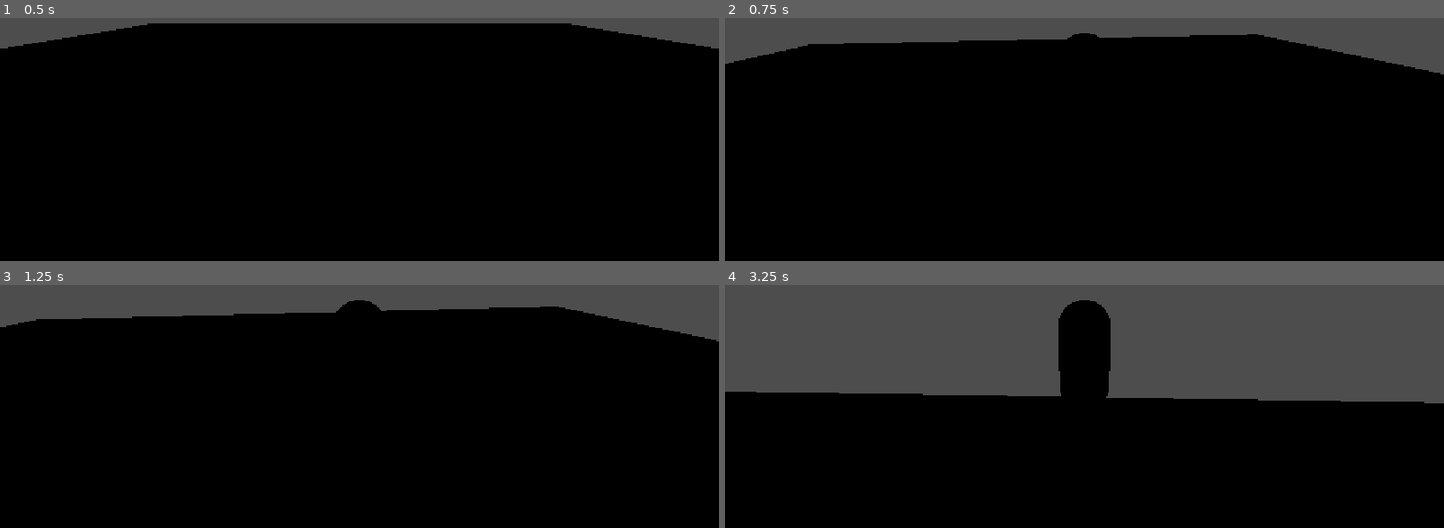
Above: before the commit, frames 1-4 (two rows, left to right).
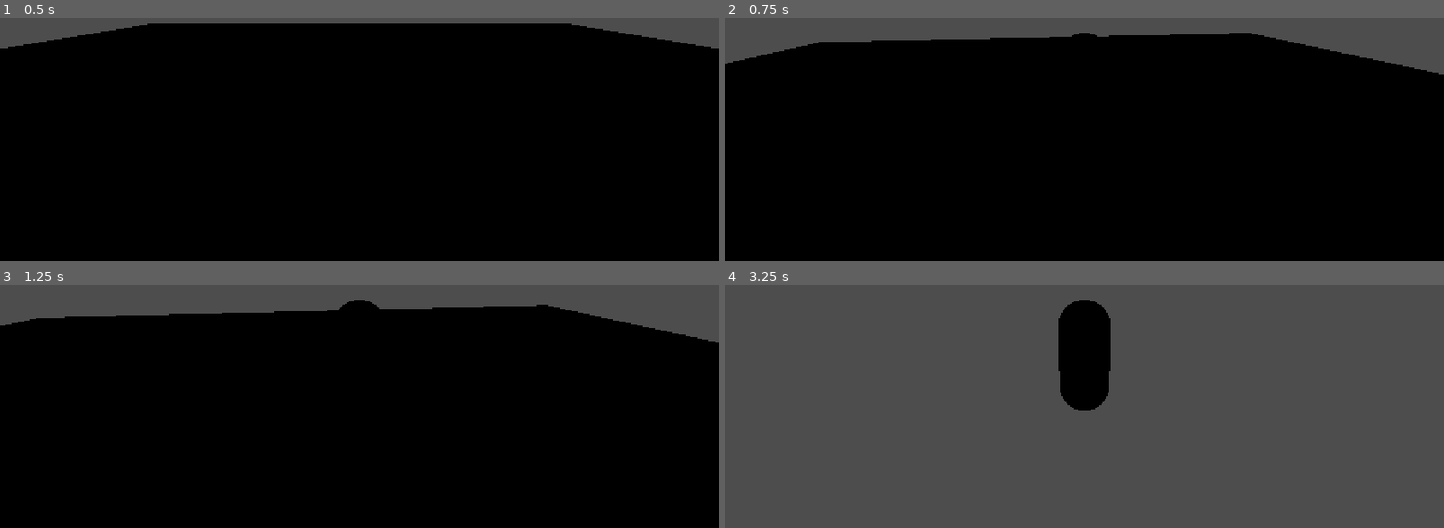
Above: after the commit, the same moments.

Repository: wallercody180505-lgtm/Black-Village
Game: Godot game, scene res://Scenes/world.tscn
The game is run twice, just before and just after one commit, with the same random seed, the same clock (stepped at 60 frames per second) and the same inputs.
Inputs (mouse positions are in pixels of both pictures, inside the frame that each line leads up to):
- Up to frame 1 (0.5 s): no input
- Up to frame 2 (0.75 s): tap Enter (ui_accept) at 0.5 s; move the mouse to (1120, 56) at 0.52 s; hold W (move_forward) from 0.53 s (still down); hold Shift (sprint, bound only after the commit) from 0.53 s (still down)
- Up to frame 3 (1.25 s): keep holding W (move_forward); keep holding Shift (sprint, bound only after the commit); tap Enter (ui_accept) at 0.77 s
- Up to frame 4 (3.25 s): keep holding W (move_forward); move the mouse to (1048, 328) at 1.27 s; release Shift (sprint, bound only after the commit) at 1.28 s; tap Shift (sprint, bound only after the commit) at 1.35, 2.85 s; tap Enter (ui_accept) at 1.52, 3.02 s; move the mouse to (1098, 319) at 2.02 s; hold Shift (sprint, bound only after the commit) 2.03-2.78 s; move the mouse to (1077, 333) at 2.77 s

Frame 1 is identical in both runs. In frame 2, 0.5% of the frame differs, in the area x 0-100%, y 6-24%; in frame 3, 0.6%; in frame 4, 54%, in the area x 0-100%, y 6-100%.

Commit message:
v0.2.0 - Improve character movement

Diff:
--- a/Scripts/player.gd
+++ b/Scripts/player.gd
@@ -3,7 +3,10 @@
 const SPEED = 5.0
 const JUMP_VELOCITY = 4.5
 const MOUSE_SENSITIVITY = 0.002
-const TURN_SPEED = 10.0
+const TURN_SPEED = 7.0
+const SPRINT_SPEED = 9.0
+const ACCELERATION = 12.0
+const DECELERATION = 16.0
 
 @onready var camera_pivot: Node3D = $CameraPivot
 @onready var camera_arm: SpringArm3D = $CameraPivot/CameraArm
@@ -37,9 +40,14 @@
 	var direction := camera_pivot.global_transform.basis * Vector3(input_dir.x, 0, input_dir.y)
 	direction.y = 0
 	direction = direction.normalized()
+	var current_speed = SPEED
+
+	if Input.is_action_pressed("sprint"):
+		current_speed = SPRINT_SPEED
+
 	if direction:
-		velocity.x = direction.x * SPEED
-		velocity.z = direction.z * SPEED
+		velocity.x = move_toward(velocity.x, direction.x * current_speed, ACCELERATION * delta)
+		velocity.z = move_toward(velocity.z, direction.z * current_speed, ACCELERATION * delta)
 		var target_angle = atan2(-direction.x, -direction.z)
 		player_mesh.rotation.y = lerp_angle(
 			player_mesh.rotation.y,
@@ -47,7 +55,7 @@
 			TURN_SPEED * delta
 		)
 	else:
-		velocity.x = move_toward(velocity.x, 0, SPEED)
-		velocity.z = move_toward(velocity.z, 0, SPEED)
+		velocity.x = move_toward(velocity.x, 0, DECELERATION * delta)
+		velocity.z = move_toward(velocity.z, 0, DECELERATION * delta)
 
 	move_and_slide()
--- a/project.godot
+++ b/project.godot
@@ -42,6 +42,11 @@
 "events": [Object(InputEventKey,"resource_local_to_scene":false,"resource_name":"","device":16,"window_id":0,"alt_press …(190 unchanged characters)…
 ]
 }
+sprint={
+"deadzone": 0.2,
+"events": [Object(InputEventKey,"resource_local_to_scene":false,"resource_name":"","device":-1,"window_id":0,"alt_pressed":false,"shift_pressed":false,"ctrl_pressed":false,"meta_pressed":false,"pressed":false,"keycode":0,"physical_keycode":4194325,"key_label":0,"unicode":0,"location":0,"echo":false,"script":null)
+]
+}
 
 [physics]
 
